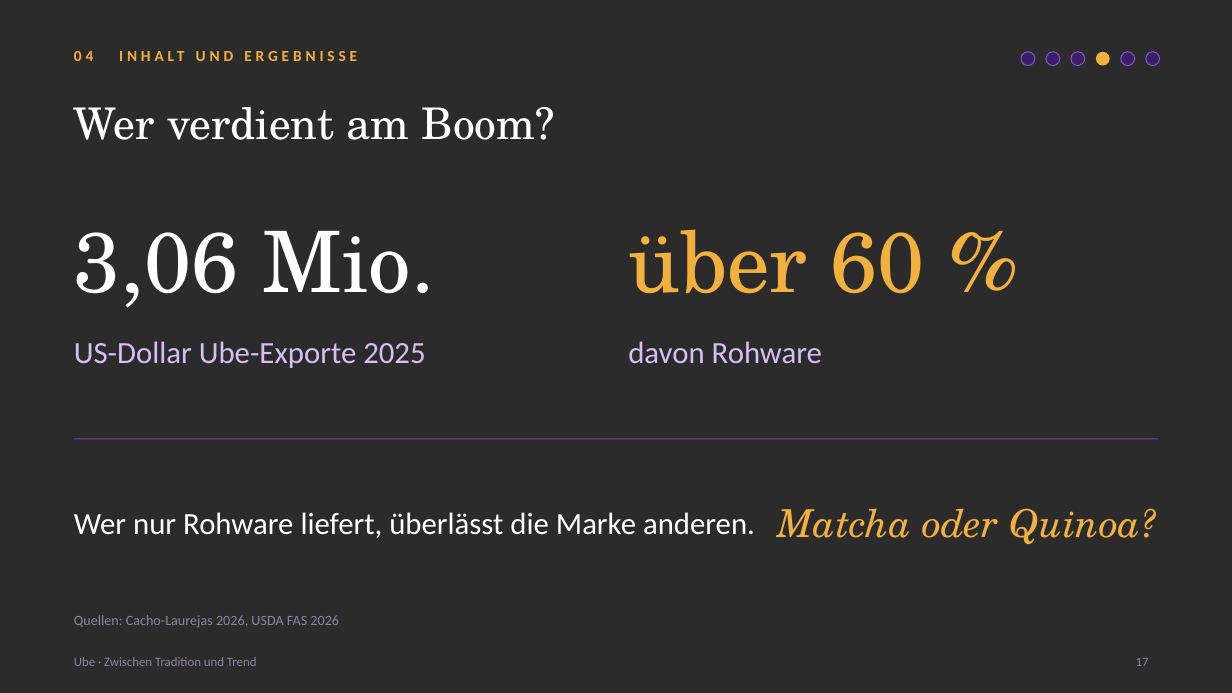
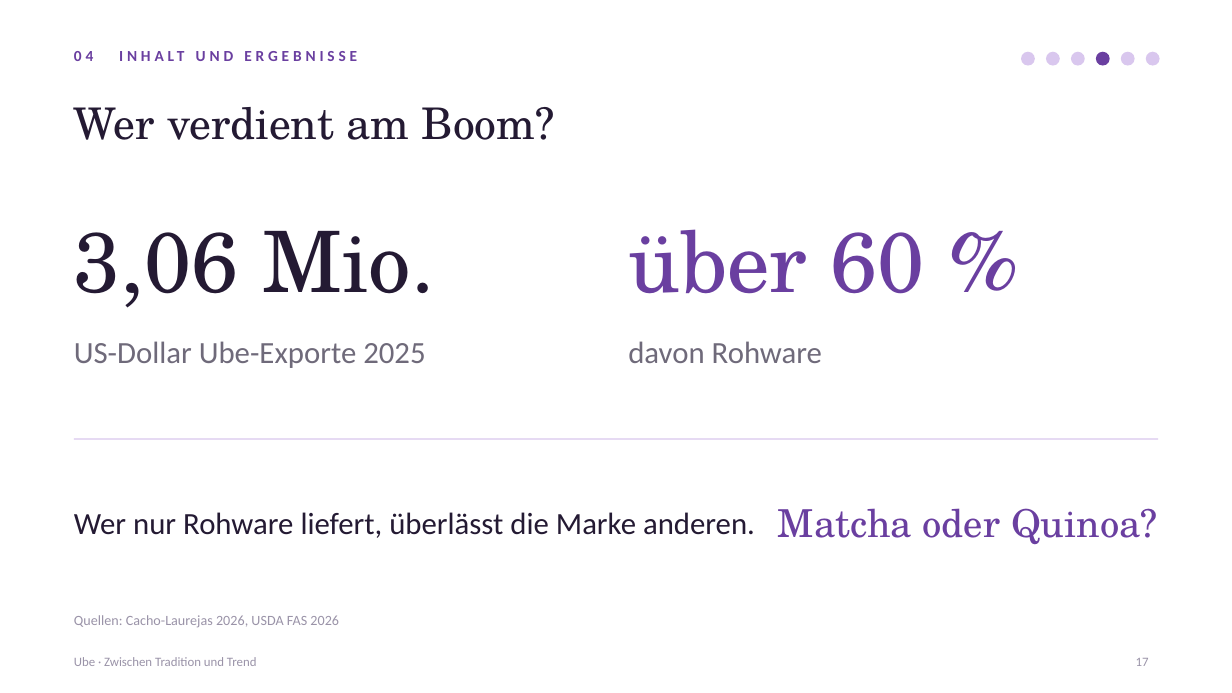
Before and after one commit to aezripeglow-collab/Ube-Sachbuch-Maturaarbeit, a slide deck: slide 17 of Ube Sachbuch Maturaarbeit/08 Präsentation/Ube_Maturapraesentation.pptx. Drawn at 1232x693 pixels with LibreOffice and Linux fonts; fonts in the diff are those of the drawing; background and template pictures are left out; a plain dark background stands for a picture behind light text. Boxes give left, top, right and bottom in pixels: in the first picture for what was removed or moved away, otherwise in the second. Text is boxed around its words. In the diff, an @@ line names an element or a change of style, - is before the commit and + after.

```diff
--- a/Ube Sachbuch Maturaarbeit/08 Präsentation/Ube_Maturapraesentation.pptx
+++ b/Ube Sachbuch Maturaarbeit/08 Präsentation/Ube_Maturapraesentation.pptx
@@ background picture (left out) to #FFFFFF @@
@@ text "04 INHALT UND ERGEBNISSE" at <box>74,51,93,61</box>: text colour #F2B03D to #6A3FA0 @@
@@ ellipse at <box>1096,52,1110,66</box>: fill #F2B03D to #6A3FA0 @@
@@ fill #3A1F66 to #D9C7EE; outline #8A55D4 0.75 pt to none in 5 elements at <box>1021,52,1035,66</box>, <box>1046,52,1060,66</box>, <box>1071,52,1085,66</box>, <box>1121,52,1135,66</box>, <box>1146,52,1160,66</box> @@
@@ text "über 60 %" at <box>628,229,925,294</box>: text colour #F2B03D to #6A3FA0 @@
@@ text "US-Dollar Ube-Exporte 2025" at <box>74,341,425,368</box>: text colour #D9BDF5 to #6F6A7A @@
@@ text "davon Rohware" at <box>628,341,822,363</box>: text colour #D9BDF5 to #6F6A7A @@
@@ line (74, 439) - (1158, 439): stroke #6B4A9C 0.75 pt to #D9C7EE 1 pt @@
@@ text colour #FFFFFF to #241A33 in 3 elements at <box>74,107,555,140</box>, <box>74,231,435,308</box>, <box>74,512,755,538</box> @@
@@ text "Matcha oder Quinoa?" at <box>778,508,1158,544</box>: text colour #F2B03D to #6A3FA0, italic off @@
@@ text colour #8E84A3 to #9A93A8 in 3 elements at <box>74,615,339,628</box>, <box>1136,658,1149,666</box>, <box>74,657,257,666</box> @@
```
Also in this commit, not shown: 24 other slides changed, 3 other files.
